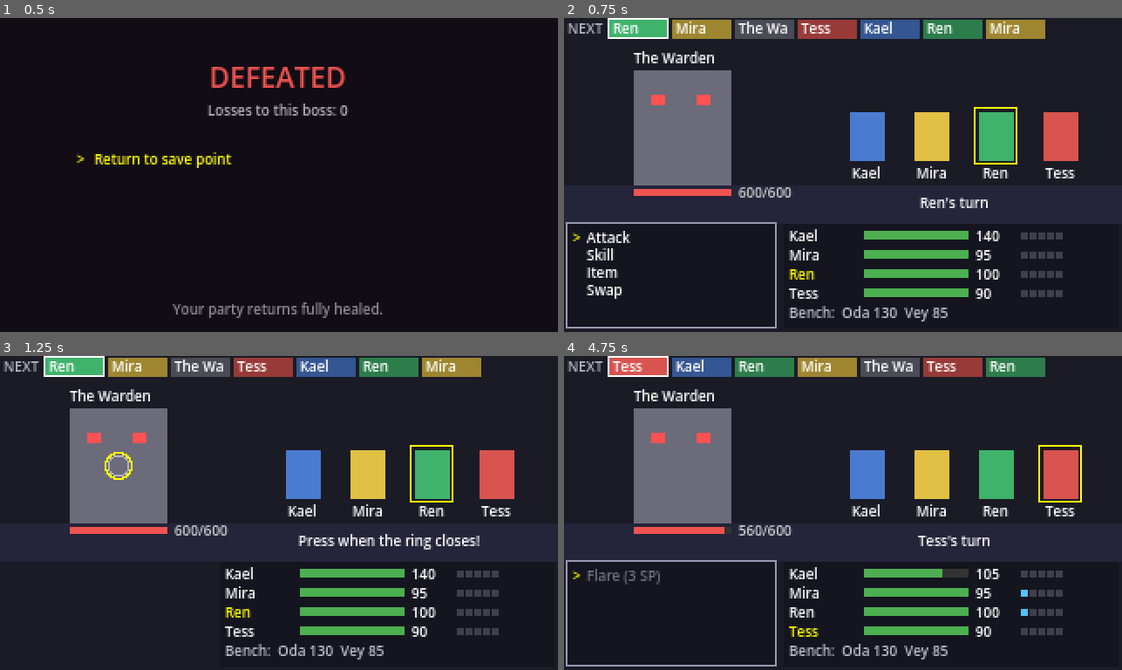
Above: before the commit, frames 1-4 (two rows, left to right).
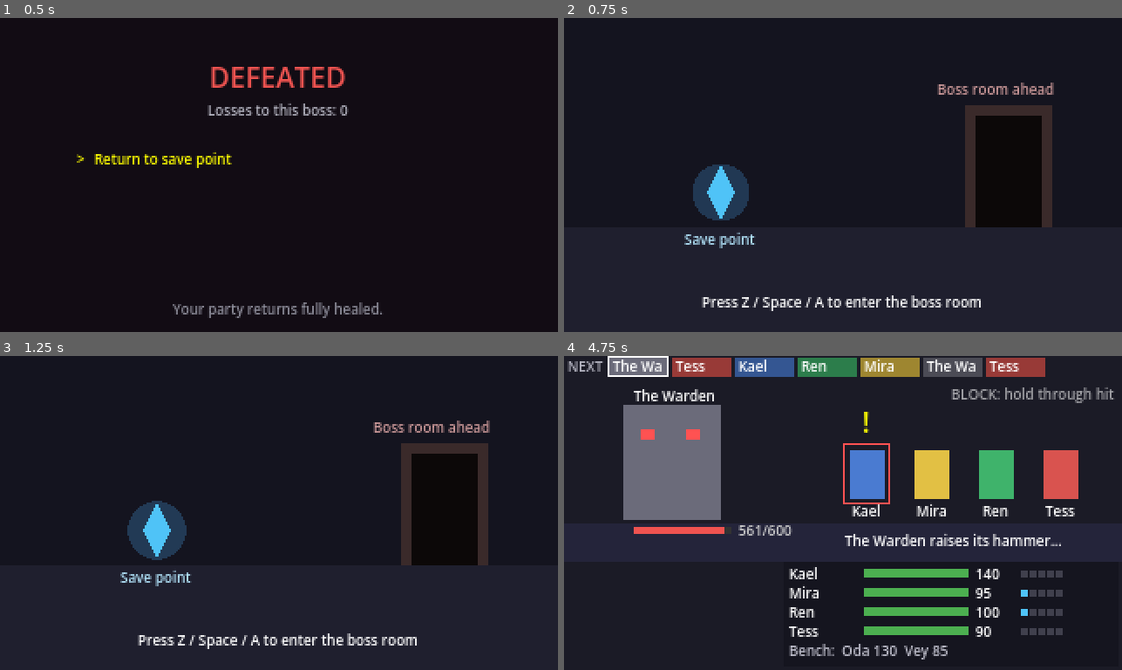
Above: after the commit, the same moments.

Repository: sgw8hn6rn2-crypto/Gaming-project
Game: Godot game, scene res://scenes/defeat/defeat.tscn
Two runs of this game, one before a commit and one after it. Both use one fixed random seed, a clock stepped at 60 frames per second and the inputs below. This scene is started directly instead of the project's main scene.
Inputs:
- Up to frame 1 (0.5 s): no input
- Up to frame 2 (0.75 s): tap Enter (ui_accept) at 0.5 s; hold Up (ui_up) from 0.53 s (still down); hold Z (action) from 0.53 s (still down)
- Up to frame 3 (1.25 s): keep holding Up (ui_up); keep holding Z (action); tap Enter (ui_accept) at 0.77 s
- Up to frame 4 (4.75 s): release Up (ui_up) at 1.28 s; release Z (action) at 1.28 s; hold Down (ui_down) 1.28-2.03 s; tap Z (action) at 1.35, 2.85, 4.35 s; tap Enter (ui_accept) at 1.52, 3.02, 3.77, 4.52 s; hold Z (action) 2.03-2.78 s; hold Up (ui_up) 2.03-3.53 s; hold Z (action) 3.53-4.28 s; hold Down (ui_down) from 3.53 s (still down)

Frame 1 is identical in both runs. In frame 2, 37% of the frame differs, in the area x 0-100%, y 0-99%; in frame 3, 36%; in frame 4, 9.3%.
Error before the commit: Cannot call method 'set_input_as_handled' on a null value. (res://scenes/defeat/defeat.gd:46)
Error after the commit: Cannot call method 'set_input_as_handled' on a null value. (res://scenes/defeat/defeat.gd:60)

Commit message:
fix: block holds through multi-hit attacks, mash lockout on every hit, no tag-in swaps, input grace on menus
Co-Authored-By: Claude Opus 5.5 <noreply@anthropic.com>
Claude-Session: https://claude.ai/code/session_014yRoeieU1TNAzcBRqYFu1H

Diff:
--- a/scenes/battle/battle.gd
+++ b/scenes/battle/battle.gd
@@ -7,7 +7,7 @@
 const BOSS_ID := &"warden"
 const ATTACK_IMPACT := 0.5           # seconds from prompt start to impact
 const ATTACK_LATE_LIMIT := 0.4       # no press by impact + this = no press
-const DEFENSE_RESOLVE_AFTER := 0.2   # judge each hit this long after it lands
+const DEFENSE_RESOLVE_AFTER := DefenseInput.RESOLVE_AFTER  # judge each hit this long after it lands
 const CUE_LEAD := 0.3                # "!" shows this long before each hit
 const END_DELAY := 1.6
 const DEBUG_LOSS_PRESETS := [0, 4, 11, 21]
@@ -28,8 +28,7 @@
 var _mode: Mode = Mode.NONE
 var _t0 := 0.0
 var _attack_press := -1.0
-var _hit_press: PackedFloat64Array = []
-var _hit_held: Array[bool] = []
+var _defense: DefenseInput
 var _hit_sampled: Array[bool] = []
 var _hit_resolved: Array[bool] = []
 var _flash: Dictionary = {}  # Battler -> seconds left
@@ -127,14 +126,10 @@
 	_mode = Mode.DEFENSE
 	_t0 = _now()
 	var n := attack.hit_times.size()
-	_hit_press = PackedFloat64Array()
-	_hit_press.resize(n)
-	_hit_press.fill(INF)
-	_hit_held = []
+	_defense = DefenseInput.new(attack.hit_times)
 	_hit_sampled = []
 	_hit_resolved = []
 	for i in n:
-		_hit_held.append(false)
 		_hit_sampled.append(false)
 		_hit_resolved.append(false)
 	_message.text = attack.telegraph_text if attack.telegraph_text != "" else attack.display_name
@@ -230,6 +225,10 @@
 		_float_text(Vector2(160, 24), "DEBUG: Warden losses = %d" % n, Color.ORANGE)
 		get_viewport().set_input_as_handled()
 		return
+	if event.is_action_released("action"):
+		if _mode == Mode.DEFENSE and _defense:
+			_defense.release()
+		return
 	if not event.is_action_pressed("action") or event.is_echo():
 		return
 	var now := _now()
@@ -238,31 +237,12 @@
 			if _attack_press < 0.0:
 				_attack_press = now
 		Mode.DEFENSE:
-			var i := _nearest_unresolved_hit(now)
-			if i >= 0 and is_inf(_hit_press[i]):
-				_hit_press[i] = now
+			_defense.press(now - _t0)
 		Mode.ENDED:
 			if _victory_wait:
 				_victory_wait = false
 				_change_scene(SAVE_POINT_SCENE)
 	get_viewport().set_input_as_handled()
-
-
-## Each press belongs to the unresolved hit closest in time. Only the first
-## press on a hit counts, so mashing cannot farm perfect parries.
-func _nearest_unresolved_hit(now: float) -> int:
-	if ctrl.pending_attack == null:
-		return -1
-	var best := -1
-	var best_d := INF
-	for i in _hit_resolved.size():
-		if _hit_resolved[i]:
-			continue
-		var d := absf(now - (_t0 + ctrl.pending_attack.hit_times[i]))
-		if d < best_d:
-			best_d = d
-			best = i
-	return best
 
 
 func _process(delta: float) -> void:
@@ -307,7 +287,7 @@
 		var hit_t := _t0 + attack.hit_times[i]
 		if not _hit_sampled[i] and now >= hit_t:
 			_hit_sampled[i] = true
-			_hit_held[i] = Input.is_action_pressed("action")
+			_defense.sample(i)
 		if not _hit_resolved[i]:
 			if now >= hit_t - CUE_LEAD and now < hit_t:
 				cue = true
@@ -315,8 +295,8 @@
 				next_hit = minf(next_hit, hit_t)
 			if now >= hit_t + DEFENSE_RESOLVE_AFTER:
 				_hit_resolved[i] = true
-				var d := _hit_press[i] - hit_t if not is_inf(_hit_press[i]) else INF
-				ctrl.resolve_enemy_hit(i, d, _hit_held[i])
+				var r := _defense.result(i)
+				ctrl.resolve_enemy_hit(i, r["delta"], r["held"], r["carried"])
 				return  # the controller may have started a new turn
 	_prompt.cue_visible = cue
 	_prompt.cue_positions.clear()
--- a/scenes/battle/ui/action_menu.gd
+++ b/scenes/battle/ui/action_menu.gd
@@ -140,7 +140,7 @@
 		Mode.SWAP_OUT:
 			for i in ctrl.party.active.size():
 				var b := ctrl.party.active[i]
-				_entries.append({ "label": "Out: %s" % b.data.display_name, "enabled": true, "value": i })
+				_entries.append({ "label": "Out: %s" % b.data.display_name, "enabled": b != actor, "value": i })
 		Mode.SWAP_IN:
 			for i in ctrl.party.bench.size():
 				var b := ctrl.party.bench[i]
--- a/scenes/defeat/defeat.gd
+++ b/scenes/defeat/defeat.gd
@@ -11,7 +11,19 @@
 var _max_hp := 600
 
 
+## Ignore input briefly so a player still mashing from the fight does not pick
+## an option by accident.
+const INPUT_GRACE := 0.5
+
+var _opened_at := 0
+
+
+func accepts_input() -> bool:
+	return Time.get_ticks_msec() - _opened_at >= INPUT_GRACE * 1000.0
+
+
 func _ready() -> void:
+	_opened_at = Time.get_ticks_msec()
 	var t := Theme.new()
 	t.default_font_size = 8
 	theme = t
@@ -35,6 +47,8 @@
 
 
 func _unhandled_input(event: InputEvent) -> void:
+	if not accepts_input():
+		return
 	if event.is_action_pressed("ui_up"):
 		cursor = wrapi(cursor - 1, 0, options.size())
 	elif event.is_action_pressed("ui_down"):
--- a/scenes/save_point/save_point.gd
+++ b/scenes/save_point/save_point.gd
@@ -6,7 +6,19 @@
 var _t := 0.0
 
 
+## Ignore input briefly so a player still mashing from the fight does not pick
+## an option by accident.
+const INPUT_GRACE := 0.5
+
+var _opened_at := 0
+
+
+func accepts_input() -> bool:
+	return Time.get_ticks_msec() - _opened_at >= INPUT_GRACE * 1000.0
+
+
 func _ready() -> void:
+	_opened_at = Time.get_ticks_msec()
 	var t := Theme.new()
 	t.default_font_size = 8
 	theme = t
@@ -18,6 +30,8 @@
 
 
 func _unhandled_input(event: InputEvent) -> void:
+	if not accepts_input():
+		return
 	if event.is_action_pressed("action") or event.is_action_pressed("ui_accept"):
 		get_viewport().set_input_as_handled()
 		GameState.pending_boss_start_hp = -1
--- a/scripts/combat/battle_controller.gd
+++ b/scripts/combat/battle_controller.gd
@@ -118,10 +118,12 @@
 	return true
 
 
-## Free swap. Stays in PLAYER_CHOOSE. Swapping out the current actor tags the
-## incoming character in to take this turn.
+## Free swap. Stays in PLAYER_CHOOSE. The current actor cannot be swapped out,
+## so a fresh bench character never acts the moment they come in.
 func swap(active_idx: int, bench_idx: int) -> bool:
 	if phase != Phase.PLAYER_CHOOSE:
+		return false
+	if active_idx >= 0 and active_idx < party.active.size() and party.active[active_idx] == actor:
 		return false
 	if not party.can_swap(active_idx, bench_idx):
 		return false
@@ -130,9 +132,6 @@
 	party.swap(active_idx, bench_idx)
 	timeline.replace(outgoing, incoming)
 	swapped.emit(outgoing, incoming)
-	if outgoing == actor:
-		actor = incoming
-		actor_changed.emit(actor)
 	return true
 
 
@@ -145,7 +144,7 @@
 
 # --- Enemy side ------------------------------------------------------------
 
-func resolve_enemy_hit(hit_index: int, press_delta: float, held_at_hit: bool) -> void:
+func resolve_enemy_hit(hit_index: int, press_delta: float, held_at_hit: bool, carried_hold := false) -> void:
 	if phase != Phase.ENEMY_DEFENSE or pending_attack == null:
 		return
 	if hit_index < 0 or hit_index >= pending_attack.hit_times.size():
@@ -157,7 +156,7 @@
 		var target: Battler = t
 		if target.is_ko():
 			continue
-		var r := TimingJudge.judge_defense(target.data.defense_style, press_delta, held_at_hit)
+		var r := TimingJudge.judge_defense(target.data.defense_style, press_delta, held_at_hit, carried_hold)
 		var dmg := DamageCalc.damage(boss.data.atk, pending_attack.power, TimingJudge.defense_mult(r), target.data.def)
 		target.take_damage(dmg)
 		damage_dealt.emit(target, dmg, DEFENSE_LABELS[r])
--- /dev/null
+++ b/scripts/combat/defense_input.gd
@@ -0,0 +1,57 @@
+class_name DefenseInput
+extends RefCounted
+## Turns raw press/release events during an enemy attack into per-hit inputs.
+## Times are seconds since the telegraph started.
+## - Each press goes to the earliest hit that is still open and has no press
+##   yet, so mashing burns through hits early and gets locked out.
+## - A block hold that started inside the block window carries through later
+##   hits of the same attack while it is held.
+
+const RESOLVE_AFTER := 0.2  # a hit stops taking presses this long after it lands
+
+var hit_times: PackedFloat32Array
+var _press := PackedFloat64Array()
+var _held: Array[bool] = []
+var _carried: Array[bool] = []
+var _holding := false
+var _hold_start := 0.0
+var _hold_valid := false
+
+
+func _init(times: PackedFloat32Array) -> void:
+	hit_times = times
+	_press.resize(times.size())
+	_press.fill(INF)
+	for i in times.size():
+		_held.append(false)
+		_carried.append(false)
+
+
+func press(t: float) -> void:
+	_holding = true
+	_hold_start = t
+	_hold_valid = false
+	for i in hit_times.size():
+		if t > hit_times[i] + RESOLVE_AFTER or not is_inf(_press[i]):
+			continue
+		_press[i] = t
+		var d := t - hit_times[i]
+		_hold_valid = d >= -Tuning.BLOCK_EARLY_WINDOW - TimingJudge.EPS and d <= TimingJudge.EPS
+		return
+
+
+func release() -> void:
+	_holding = false
+	_hold_valid = false
+
+
+## Call at the moment hit i lands.
+func sample(i: int) -> void:
+	_held[i] = _holding
+	_carried[i] = i > 0 and _holding and _hold_valid and is_inf(_press[i]) and _hold_start < hit_times[i - 1]
+
+
+## { "delta": float (INF if no press), "held": bool, "carried": bool }
+func result(i: int) -> Dictionary:
+	var d := INF if is_inf(_press[i]) else _press[i] - hit_times[i]
+	return { "delta": d, "held": _held[i], "carried": _carried[i] }
--- a/scripts/combat/timing_judge.gd
+++ b/scripts/combat/timing_judge.gd
@@ -32,7 +32,11 @@
 	return Tuning.ATTACK_NORMAL_MULT
 
 
-static func judge_defense(style: BattlerData.DefenseStyle, press_delta: float, held_at_hit: bool) -> DefenseResult:
+## carried_hold: a BLOCK hold that began validly for an earlier hit of the same
+## attack and is still held. Only BLOCK uses it.
+static func judge_defense(style: BattlerData.DefenseStyle, press_delta: float, held_at_hit: bool, carried_hold := false) -> DefenseResult:
+	if style == BattlerData.DefenseStyle.BLOCK and carried_hold and held_at_hit:
+		return DefenseResult.BLOCK
 	if is_inf(press_delta) or press_delta < -Tuning.LOCKOUT - EPS:
 		return DefenseResult.MISS
 	match style:
--- a/tests/unit/test_battle_controller.gd
+++ b/tests/unit/test_battle_controller.gd
@@ -128,13 +128,25 @@
 	assert_false(c.swap(2, 1), "second swap refused")
 
 
-func test_swap_out_current_actor_tags_in() -> void:
-	var p := _party()
-	var c := _ctrl(p, _boss(), [_attack()])
-	var incoming := p.bench[0]
-	assert_true(c.swap(0, 0))
-	assert_eq(c.actor, incoming)
-	assert_true(c.timeline.battlers.has(incoming))
+func test_cannot_swap_out_current_actor() -> void:
+	var p := _party()
+	var c := _ctrl(p, _boss(), [_attack()])
+	var actor := c.actor
+	assert_false(c.swap(0, 0))
+	assert_eq(c.actor, actor)
+	assert_eq(p.active[0], actor)
+	assert_true(c.swap(1, 0), "allowance not used by refused swap")
+
+
+func test_block_carried_hold_through_controller() -> void:
+	var p := _party(1, [S.BLOCK, S.BLOCK, S.BLOCK, S.BLOCK])
+	var c := _ctrl(p, _boss(50), [_attack(false, 2)])
+	var target: Battler = c.pending_targets[0]
+	c.resolve_enemy_hit(0, -0.15, true)
+	var after_one := target.hp
+	c.resolve_enemy_hit(1, INF, true, true)
+	assert_eq(100 - after_one, DamageCalc.damage(30, 1.0, Tuning.BLOCK_MULT, 10))
+	assert_eq(after_one - target.hp, DamageCalc.damage(30, 1.0, Tuning.BLOCK_MULT, 10))
 
 
 func test_perfect_parry_no_damage_and_counter() -> void:
--- /dev/null
+++ b/tests/unit/test_defense_input.gd
@@ -0,0 +1,61 @@
+extends TestCase
+
+const S := BattlerData.DefenseStyle
+const D := TimingJudge.DefenseResult
+const FLURRY := [0.6, 0.9, 1.2]
+
+
+func _run(presses: Array, releases: Array, style: int) -> Array:
+	# Feeds press/release events and hit samples in time order, returns results per hit.
+	var di := DefenseInput.new(PackedFloat32Array(FLURRY))
+	var events: Array = []
+	for t in presses:
+		events.append([t, "press"])
+	for t in releases:
+		events.append([t, "release"])
+	for i in FLURRY.size():
+		events.append([FLURRY[i], "sample", i])
+	events.sort_custom(func(a, b) -> bool: return a[0] < b[0] or (a[0] == b[0] and a[1] == "sample" and b[1] != "sample"))
+	for e in events:
+		match e[1]:
+			"press":
+				di.press(e[0])
+			"release":
+				di.release()
+			"sample":
+				di.sample(e[2])
+	var out: Array = []
+	for i in FLURRY.size():
+		var r: Dictionary = di.result(i)
+		out.append(TimingJudge.judge_defense(style, r["delta"], r["held"], r["carried"]))
+	return out
+
+
+func test_clean_presses_parry_each_hit() -> void:
+	assert_eq(_run([0.6, 0.9, 1.2], [0.65, 0.95, 1.25], S.PARRY), [D.PERFECT_PARRY, D.PERFECT_PARRY, D.PERFECT_PARRY])
+
+
+func test_mash_locks_out_every_hit() -> void:
+	var presses: Array = []
+	var releases: Array = []
+	for k in 14:
+		presses.append(0.1 + k * 0.1)
+		releases.append(0.15 + k * 0.1)
+	for style in [S.PARRY, S.DODGE]:
+		assert_eq(_run(presses, releases, style), [D.MISS, D.MISS, D.MISS], "style %d" % style)
+
+
+func test_block_hold_through_flurry() -> void:
+	assert_eq(_run([0.45], [1.3], S.BLOCK), [D.BLOCK, D.BLOCK, D.BLOCK])
+
+
+func test_hold_from_start_does_not_carry() -> void:
+	assert_eq(_run([0.05], [1.3], S.BLOCK), [D.MISS, D.MISS, D.MISS])
+
+
+func test_release_breaks_carry() -> void:
+	assert_eq(_run([0.45], [0.7], S.BLOCK), [D.BLOCK, D.MISS, D.MISS])
+
+
+func test_no_input_all_miss() -> void:
+	assert_eq(_run([], [], S.PARRY), [D.MISS, D.MISS, D.MISS])
--- a/tests/unit/test_flow_scenes_load.gd
+++ b/tests/unit/test_flow_scenes_load.gd
@@ -34,3 +34,21 @@
 	root.remove_child(n)
 	n.free()
 	la.debug_set_losses(&"warden", 0)
+
+
+func test_defeat_ignores_input_right_after_opening() -> void:
+	var root: Window = (Engine.get_main_loop() as SceneTree).root
+	var n = load("res://scenes/defeat/defeat.tscn").instantiate()
+	root.add_child(n)
+	assert_false(n.accepts_input(), "mash guard active")
+	root.remove_child(n)
+	n.free()
+
+
+func test_save_point_ignores_input_right_after_opening() -> void:
+	var root: Window = (Engine.get_main_loop() as SceneTree).root
+	var n = load("res://scenes/save_point/save_point.tscn").instantiate()
+	root.add_child(n)
+	assert_false(n.accepts_input(), "mash guard active")
+	root.remove_child(n)
+	n.free()
--- a/tests/unit/test_timing_judge.gd
+++ b/tests/unit/test_timing_judge.gd
@@ -58,3 +58,12 @@
 	assert_true(TimingJudge.grants_counter(D.PERFECT_PARRY))
 	for r in [D.DODGE, D.BLOCK, D.GRAZE, D.MISS]:
 		assert_false(TimingJudge.grants_counter(r))
+
+
+func test_block_carried_hold_blocks() -> void:
+	assert_eq(TimingJudge.judge_defense(S.BLOCK, INF, true, true), D.BLOCK)
+
+
+func test_carried_hold_ignored_for_tap_styles() -> void:
+	assert_eq(TimingJudge.judge_defense(S.PARRY, INF, true, true), D.MISS)
+	assert_eq(TimingJudge.judge_defense(S.DODGE, INF, true, true), D.MISS)
Not shown, added: scripts/combat/defense_input.gd.uid
Not shown, added: tests/unit/test_defense_input.gd.uid
